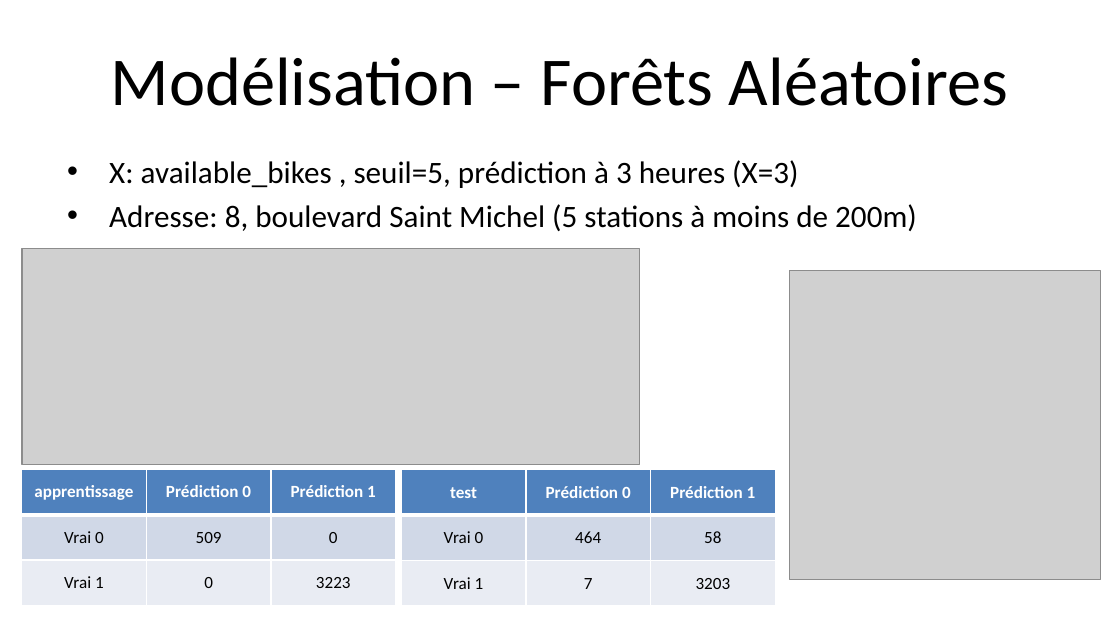
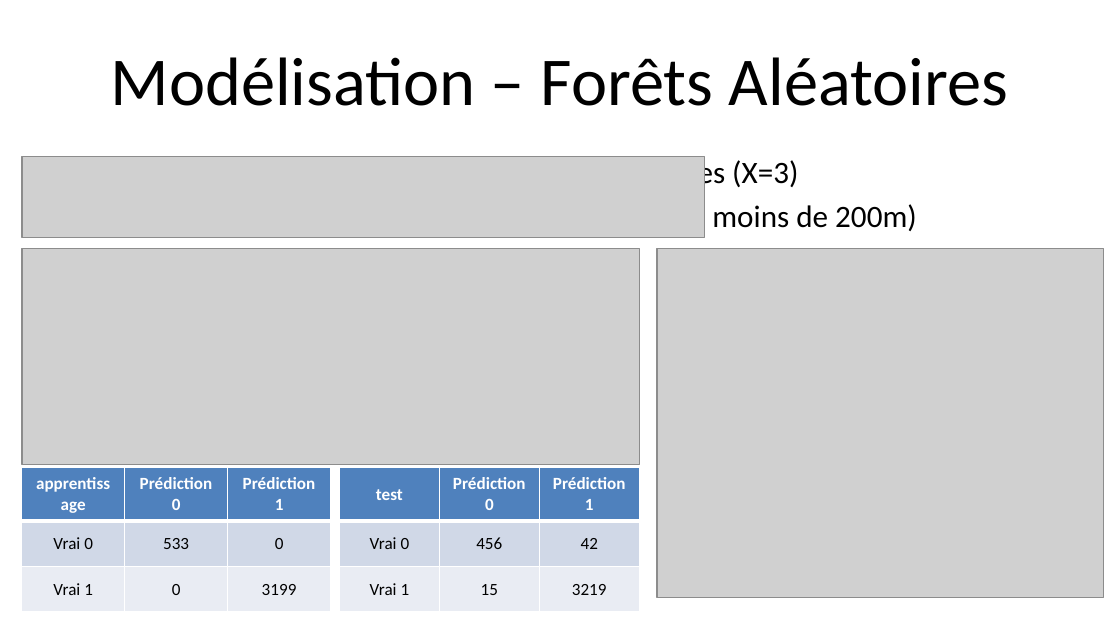
Before and after one commit to DianeBeldame/AppVelib, a slide deck: slide 11 of Presentation v0.2.pptx. Drawn at 1120x630 pixels with LibreOffice and Linux fonts; fonts in the diff are those of the drawing; grey boxes stand for pictures. Boxes give left, top, right and bottom in pixels: in the first picture for what was removed or moved away, otherwise in the second. Text is boxed around its words. In the diff, an @@ line names an element or a change of style, - is before the commit and + after.

```diff
--- a/Presentation v0.2.pptx
+++ b/Presentation v0.2.pptx
@@ picture added at bbox=[22, 157, 704, 239] @@
@@ picture: place and size @@
-picture at bbox=[790, 271, 1101, 580]
+picture at bbox=[657, 249, 1104, 597]
@@ table at bbox=[21, 467, 330, 610] @@
-row 2, column 2: 509
+row 2, column 2: 533
-row 3, column 3: 3223
+row 3, column 3: 3199
@@ table: place and size @@
-table at bbox=[21, 469, 394, 606]
+table at bbox=[21, 467, 330, 610]
@@ table at bbox=[339, 467, 638, 610] @@
-row 2, column 2: 464
+row 2, column 2: 456
-row 2, column 3: 58
+row 2, column 3: 42
-row 3, column 2: 7
+row 3, column 2: 15
-row 3, column 3: 3203
+row 3, column 3: 3219
@@ table: place and size @@
-table at bbox=[401, 469, 774, 606]
+table at bbox=[339, 467, 638, 610]
```
Also in this commit, not shown: 3 other slides changed, 7 slides added, 1 slide removed, 2 other files.
